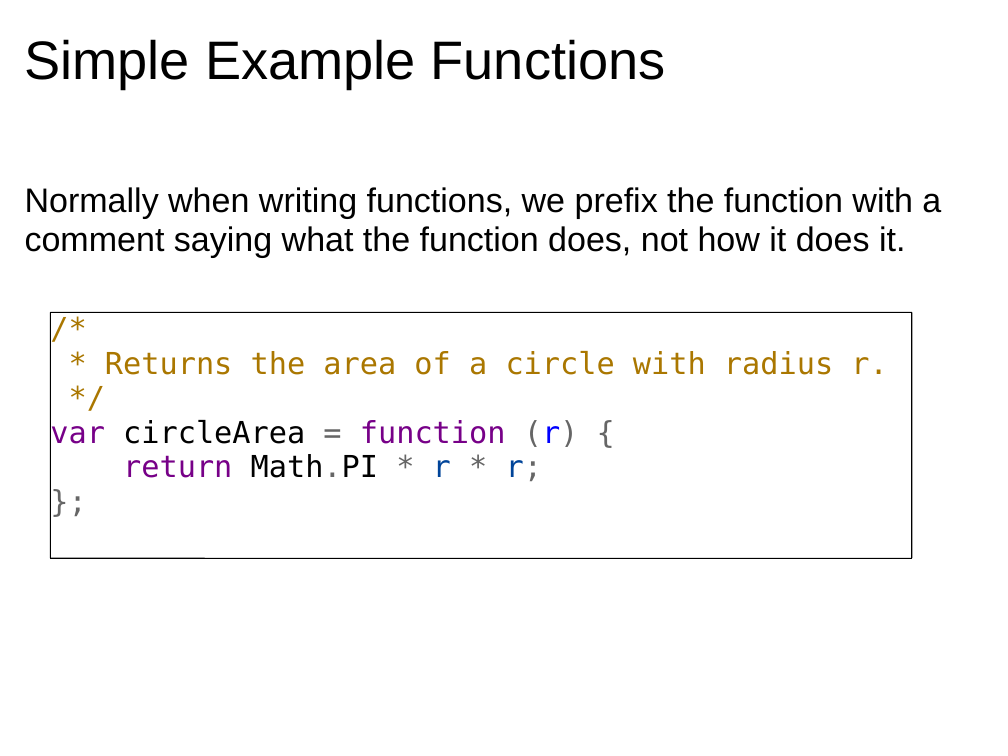
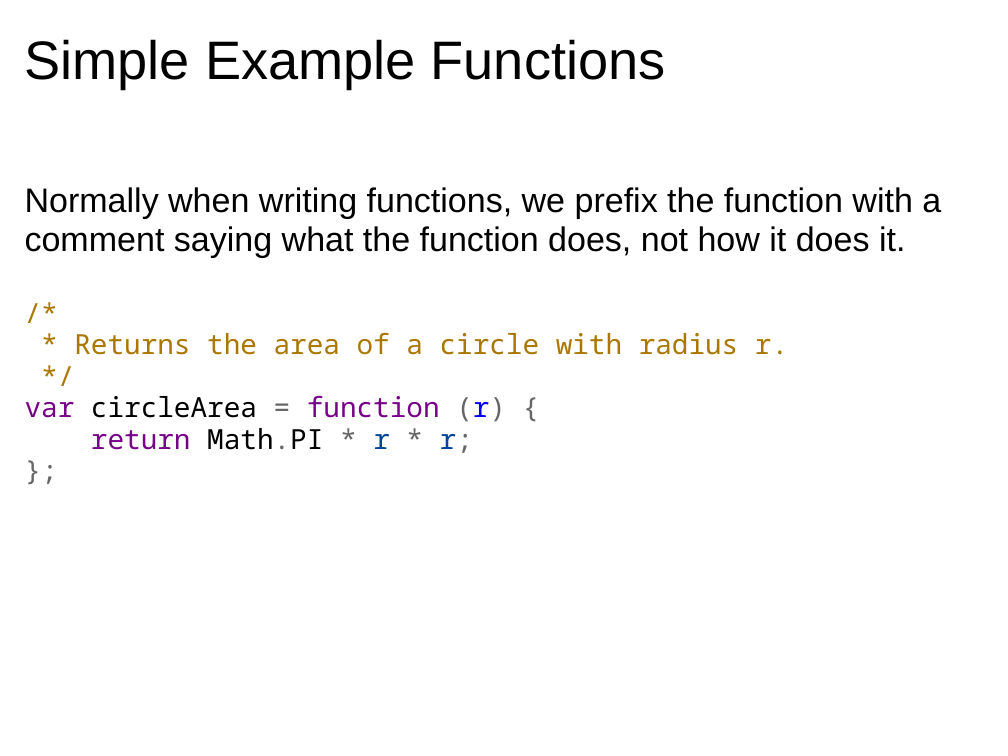
Before and after one commit to dondi/javascript-book, a slide deck: slide 7 of presentations/Chapter_5_Presentation.ppt. Drawn at 1008x756 pixels with LibreOffice and Linux fonts; fonts in the diff are those of the drawing; background and template pictures are left out. Boxes give left, top, right and bottom in pixels: in the first picture for what was removed or moved away, otherwise in the second. Text is boxed around its words. In the diff, an @@ line names an element or a change of style, - is before the commit and + after.

```diff
--- a/presentations/Chapter_5_Presentation.ppt
+++ b/presentations/Chapter_5_Presentation.ppt
@@ text at (x1=25, y1=332, x2=788, y2=453): paragraph added @@
+/*
+* Returns the area of a circle with radius r.
+*/
+var circleArea = function (r) {
+return Math.PI * r * r;
+};
@@ group removed at (x1=50, y1=312, x2=912, y2=558): 8 lines, 1 text @@
-/*
-* Returns the area of a circle with radius r.
-*/
-var circleArea = function (r) {
-return Math.PI * r * r;
-};
```
Also in this commit, not shown: 5 other slides changed, 39 slides added.
